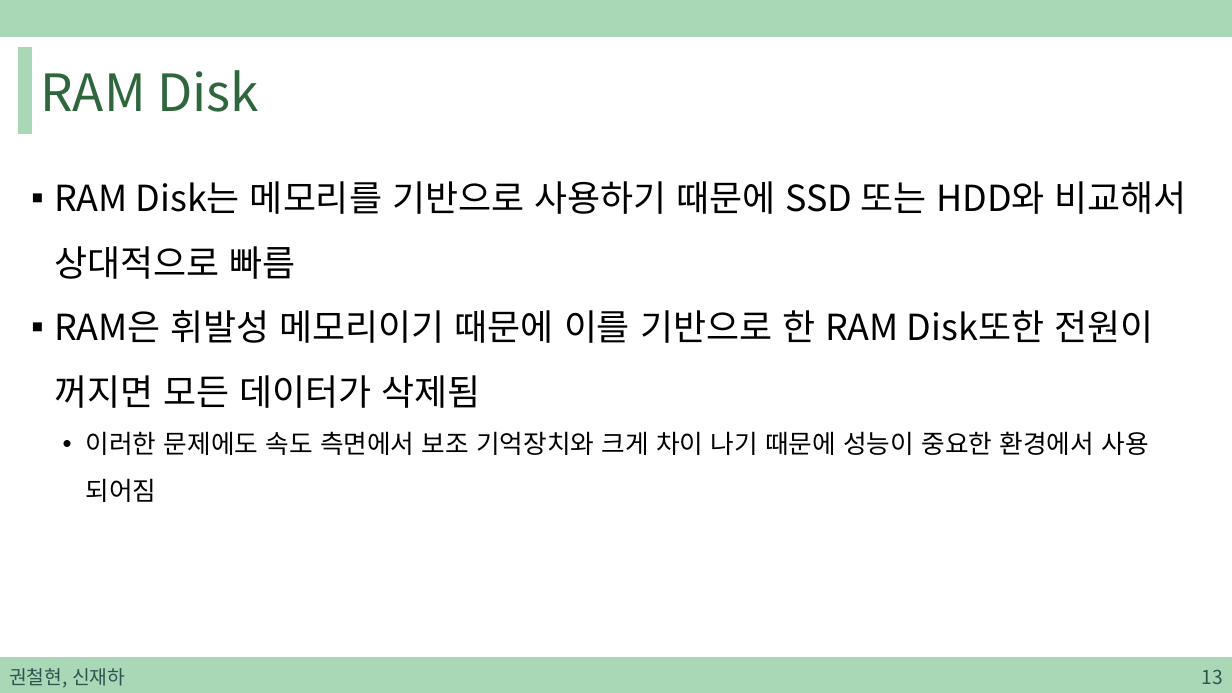
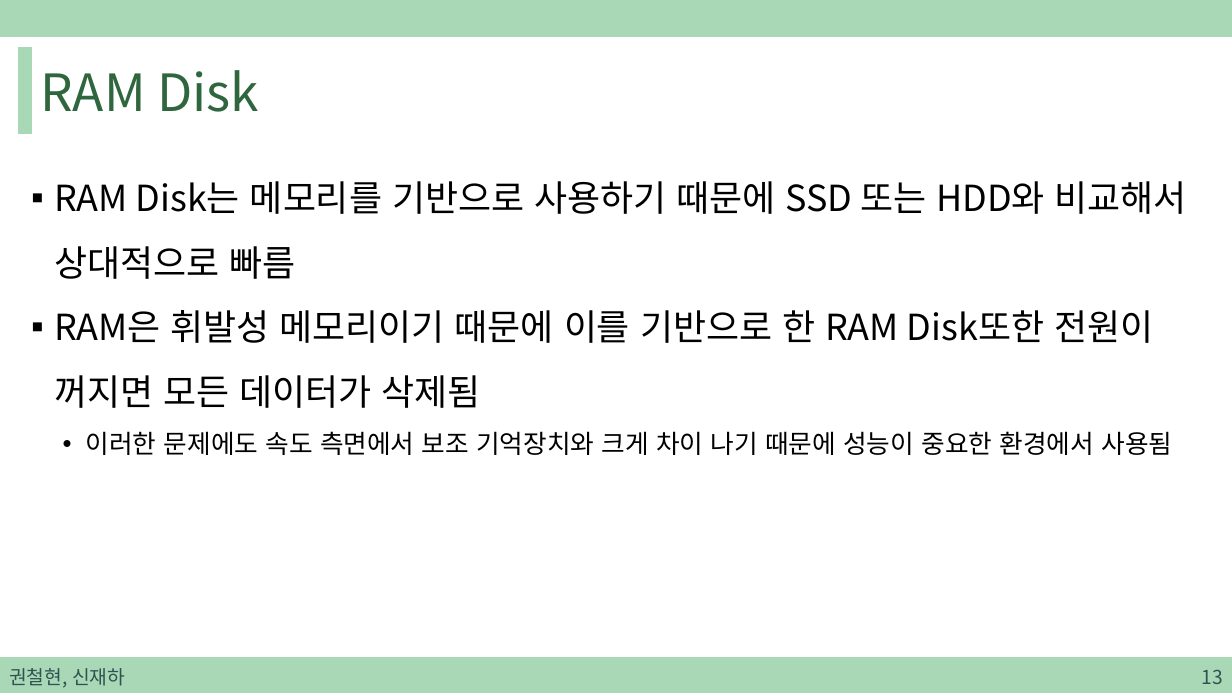
Before and after one commit to sjh4287/capston, a slide deck: slide 13 of 2022.02.18/권철현,신재하.pptx. Drawn at 1232x693 pixels with LibreOffice and Linux fonts; fonts in the diff are those of the drawing. Boxes give left, top, right and bottom in pixels: in the first picture for what was removed or moved away, otherwise in the second. Text is boxed around its words. In the diff, an @@ line names an element or a change of style, - is before the commit and + after.

```diff
--- a/2022.02.18/권철현,신재하.pptx
+++ b/2022.02.18/권철현,신재하.pptx
@@ text at <box>86,431,1172,455</box>: text changed @@
-  • 이러한 문제에도 속도 측면에서 보조 기억장치와 크게 차이 나기 때문에 성능이 중요한 환경에서 사용 되어짐
+  • 이러한 문제에도 속도 측면에서 보조 기억장치와 크게 차이 나기 때문에 성능이 중요한 환경에서 사용됨
```
Also in this commit, not shown: 3 other slides changed.
